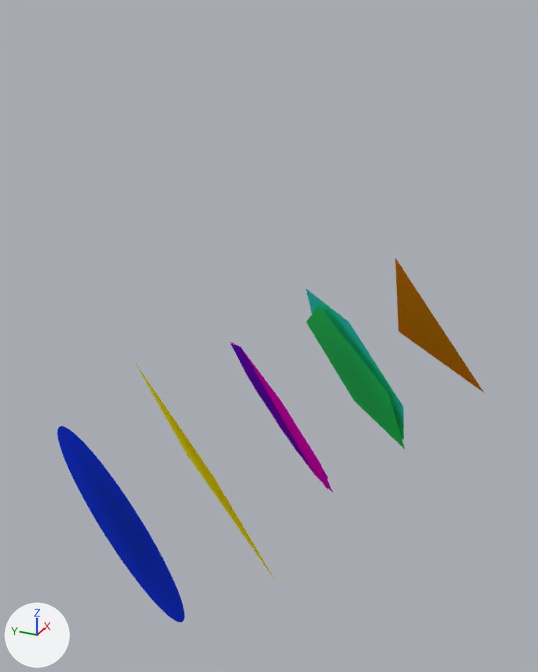
What one commit did to the Blender file Card Stuff/Shapes for Front.blend.
The view is the same before and after, from a 50 mm camera at (-5.14, -4.0, 5.03) aimed at (1.19, -1.15, 1.86). The axes (+X, +Y, +Z) are drawn at lower left. The lights are the same throughout. The same objects are shown in both versions, whatever each file hides.

The first picture shows 'Circle', 'Heptagon', 'Hexagon', 'Octagon', 'Pentagon', 'Square', 'Triangle'.
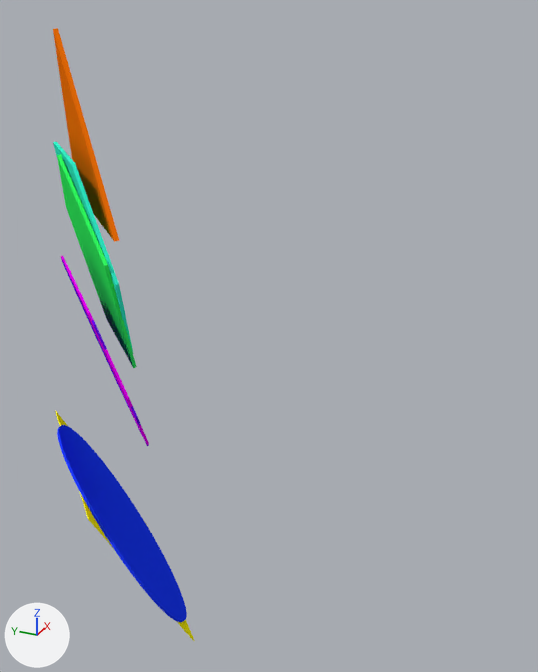
What differs and where, as boxes (x1, y1, x2, y2) in the pictures (538 x 672 px):
'Circle', modifiers changed
    before: (57, 426, 185, 622)
    after: (57, 425, 187, 622)
'Pentagon', moved, turned, modifiers changed
    before: (306, 306, 405, 449)
    after: (57, 154, 137, 368)
'Triangle', moved, turned, modifiers changed
    before: (395, 258, 483, 392)
    after: (53, 28, 119, 242)
'Hexagon', moved, turned
    before: (306, 289, 404, 440)
    after: (53, 142, 134, 354)
'Octagon', moved, turned, modifiers changed
    before: (230, 342, 333, 492)
    after: (61, 256, 149, 445)
'Square', mesh moved
    before: (134, 361, 275, 580)
    after: (55, 411, 194, 641)
'Heptagon', moved, turned, modifiers changed
    before: (231, 345, 328, 489)
    after: (62, 260, 149, 446)

The edits, one by one:
me_cube_003 has 4 vertices, 1 face and spans x -1.0..1.0, y -1.0, z -1.0..1.0.
me_cube_003 is used by ob_square; location (0.0, 0.0, 0.0); rotation (-0.456, 0.0, 0.816), in degrees (-26, 0, 47).
me_cube_003 part 1: the whole mesh is moved by (0.0, 1.0, 0.0).
me_cylinder_006 has 3 vertices, 1 face and spans x -0.87..0.87, y -0.5..1.0, z 1.0.
me_cylinder_006 is used by ob_triangle; location (0.0, 0.0, -0.2); rotation (1.099, 0.0, 0.816), in degrees (63, 0, 47); scale (1.0, 1.0, 4.0).
me_cylinder_006 part 2: the whole mesh is moved by (0.0, 0.0, -1.0).
me_cylinder_007 has 5 vertices, 1 face and spans x -0.95..0.95, y -0.81..1.0, z 1.0.
me_cylinder_007 is used by ob_pentagon; location (0.0, 0.0, -0.15); rotation (1.103, 0.0, 0.816), in degrees (63, 0, 47); scale (1.0, 1.0, 3.0).
me_cylinder_007 part 3: the whole mesh is moved by (0.0, 0.0, -1.0).
me_cylinder_008 has 6 vertices, 1 face and spans x -0.87..0.87, y -1.0..1.0, z 1.0.
me_cylinder_008 is used by ob_hexagon; location (0.0, 0.0, 0.0); rotation (0.0, -1.115, 2.386), in degrees (0, -64, 137); scale (1.0, 1.0, 3.0).
me_cylinder_008 part 4: the whole mesh is moved by (0.0, 0.0, -1.0).
me_cylinder_009 has 7 vertices, 1 face and spans x -0.97..0.97, y -0.9..1.0, z 1.0.
me_cylinder_009 is used by ob_heptagon; location (0.0, 0.0, 0.0); rotation (1.115, 0.0, 0.816), in degrees (64, 0, 47); scale (1.0, 1.0, 2.0).
me_cylinder_009 part 5: the whole mesh is moved by (0.0, 0.0, -1.0).
me_cylinder_010 has 8 vertices, 1 face and spans x -1.0..1.0, y -1.0..1.0, z 1.0.
me_cylinder_010 is used by ob_octagon; location (0.0, 0.0, 0.0); rotation (0.0, -1.115, 2.386), in degrees (0, -64, 137); scale (1.0, 1.0, 2.0).
me_cylinder_010 part 6: the whole mesh is moved by (0.0, 0.0, -1.0).
Object 'Circle' (ob_circle) loses its SUBSURF modifier named 'Subdivision'.
Modifier setting removed (it was levels = 2).
Object 'Circle' (ob_circle) gains a SOLIDIFY modifier named 'Solidify'.
Modifier setting: thickness = 0.02.
Modifier setting: use_even_offset = True.
Object 'Triangle' (ob_triangle) moves from (0.0, 0.0, -0.2) to (0.0, 0.0, 3.8).
Object 'Triangle' (ob_triangle) turns from (63, 0, 47) to (83, 0, 47) degrees about x, y and z.
Object 'Triangle' (ob_triangle) gains a SOLIDIFY modifier named 'Solidify'.
Modifier setting: use_even_offset = True.
Object 'Pentagon' (ob_pentagon) moves from (0.0, 0.0, -0.15) to (0.0, 0.0, 2.85).
Object 'Pentagon' (ob_pentagon) turns from (63, 0, 47) to (78, 0, 47) degrees about x, y and z.
Object 'Pentagon' (ob_pentagon) gains a SOLIDIFY modifier named 'Solidify'.
Modifier setting: use_even_offset = True.
Object 'Hexagon' (ob_hexagon) moves from (0.0, 0.0, 0.0) to (0.0, 0.0, 3.0).
Object 'Hexagon' (ob_hexagon) turns from (0, -64, 137) to (0, -79, 137) degrees about x, y and z.
Object 'Heptagon' (ob_heptagon) moves from (0.0, 0.0, 0.0) to (0.0, 0.0, 2.0).
Object 'Heptagon' (ob_heptagon) turns from (64, 0, 47) to (74, 0, 47) degrees about x, y and z.
Object 'Heptagon' (ob_heptagon) gains a SOLIDIFY modifier named 'Solidify'.
Modifier setting: use_even_offset = True.
Object 'Octagon' (ob_octagon) moves from (0.0, 0.0, 0.0) to (0.0, 0.0, 2.0).
Object 'Octagon' (ob_octagon) turns from (0, -64, 137) to (0, -74, 137) degrees about x, y and z.
Object 'Octagon' (ob_octagon) gains a SOLIDIFY modifier named 'Solidify'.
Modifier setting: use_even_offset = True.
